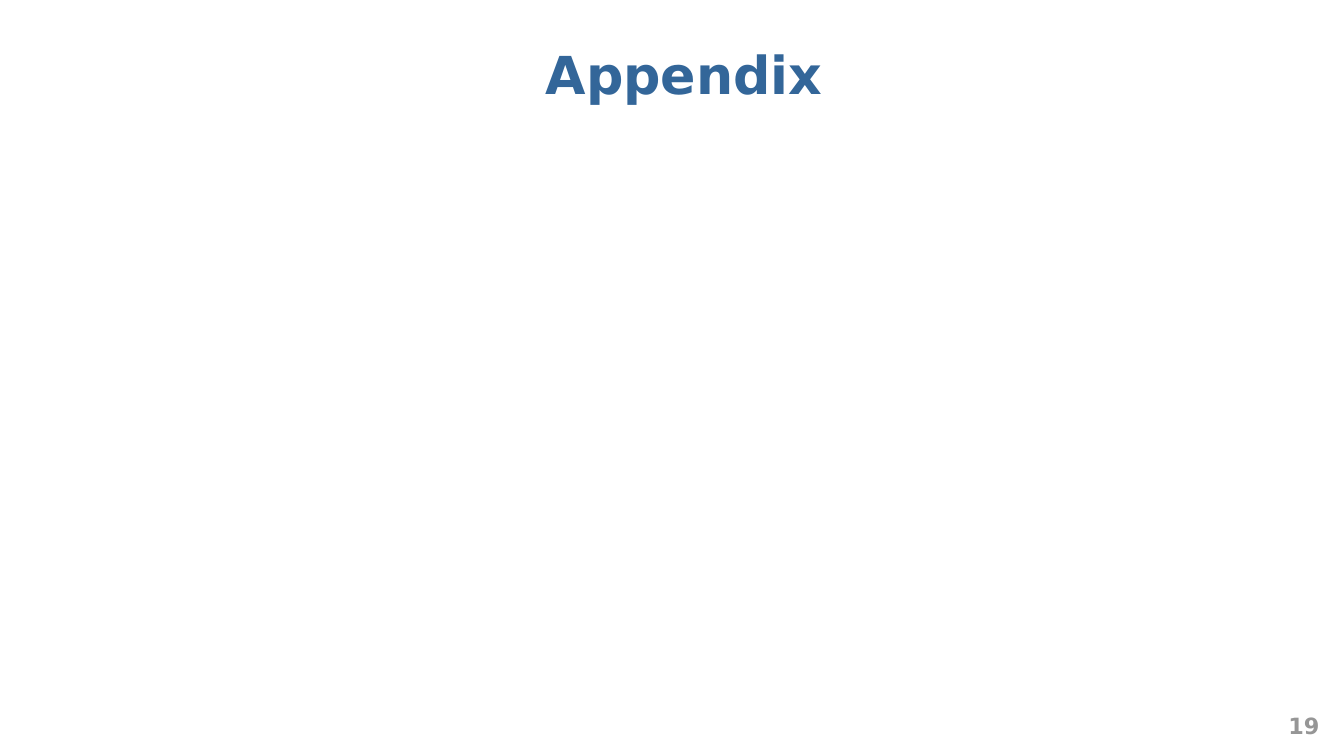
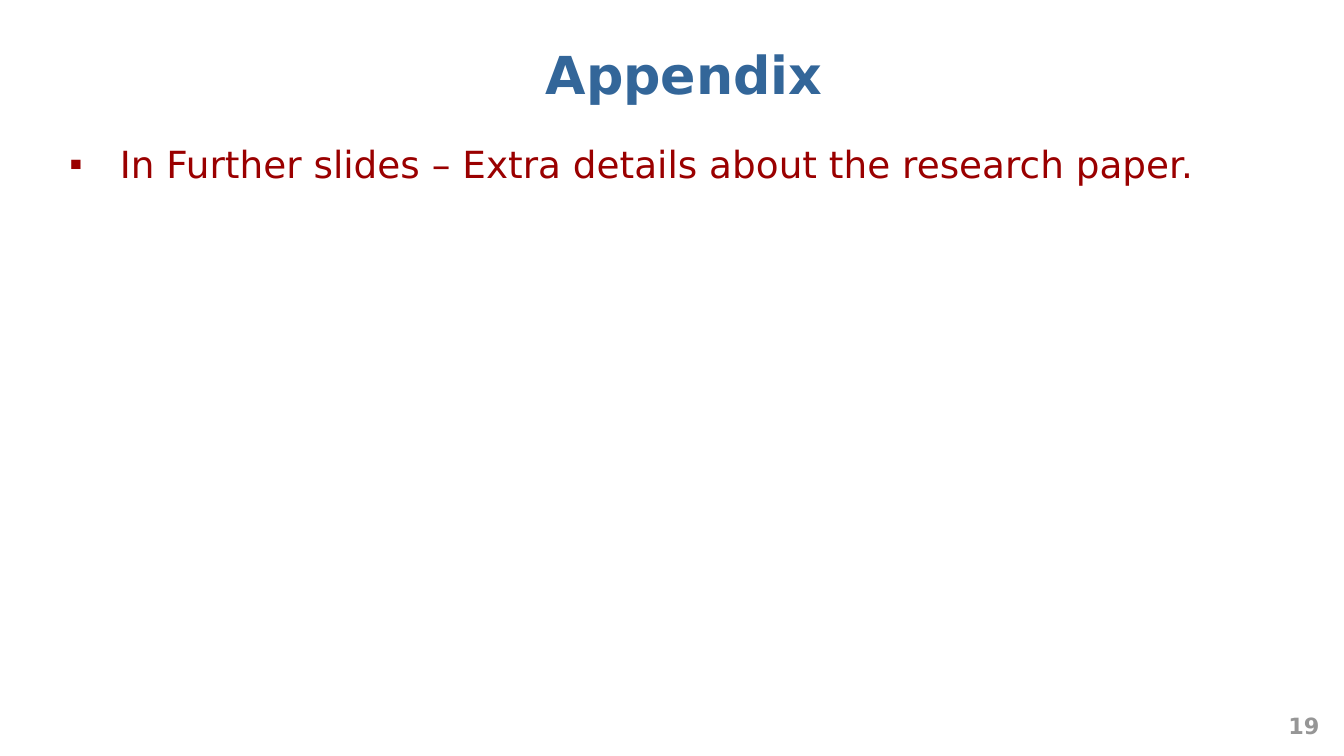
Before and after one commit to abduskhazi/deep-reinforcement-learning-seminar, a slide deck: slide 19 of presentation.pptx. Drawn at 1344x756 pixels with LibreOffice and Linux fonts; fonts in the diff are those of the drawing. Boxes give left, top, right and bottom in pixels: in the first picture for what was removed or moved away, otherwise in the second. Text is boxed around its words. In the diff, an @@ line names an element or a change of style, - is before the commit and + after.

```diff
--- a/presentation.pptx
+++ b/presentation.pptx
@@ text added at box(120, 149, 1193, 186), 20 pt, text #9A0000 @@
+▪ In Further slides – Extra details about the research paper.
```
Also in this commit, not shown: 6 other slides changed, 2 slides added, 2 slides removed.
